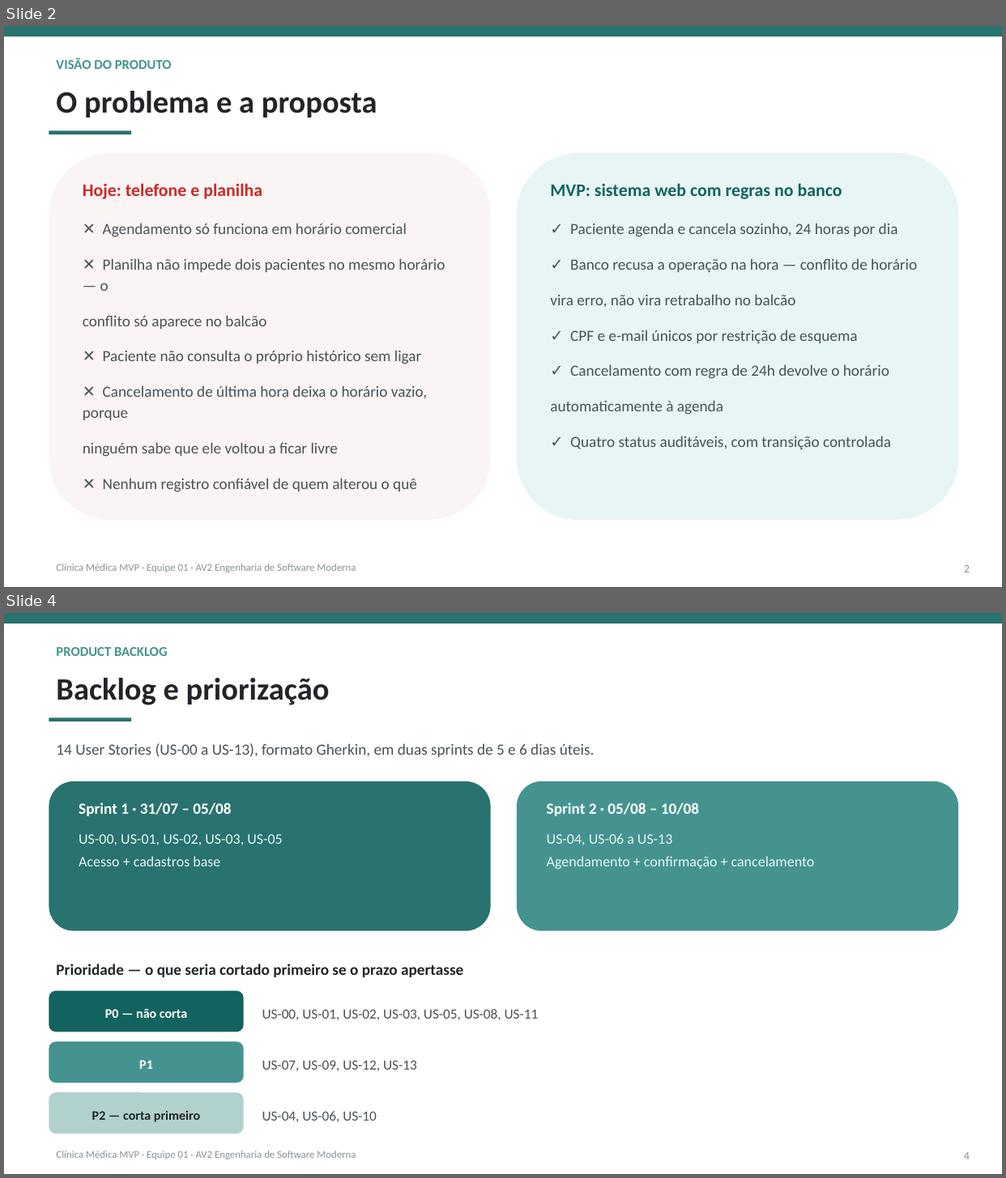
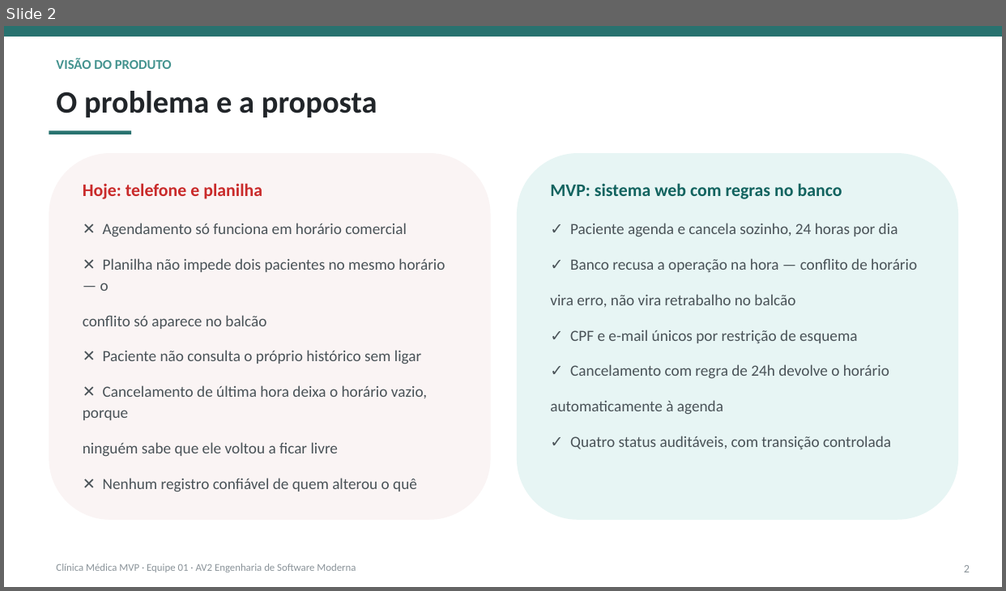
Before and after one commit to jacksoncassemiro/av2-grupo-1-engenharia-software-moderna-oxetech-academy, a slide deck: docs/apresentacao/apresentacao-final-av2-equipe01.pptx. Shown one above the other, each under a label of ours: slides 2 and 4 before the commit, slide 2 after it; the slides between them are not shown. The pictures are 1006x1178 and 1006x591 pixels, drawn with LibreOffice and Linux fonts; fonts in the diff are those of the drawing. Boxes give left, top, right and bottom in pixels: in the first picture for what was removed or moved away, otherwise in the second. Text is boxed around its words. In the diff, an @@ line names an element or a change of style, - is before the commit and + after.

```diff
--- a/docs/apresentacao/apresentacao-final-av2-equipe01.pptx
+++ b/docs/apresentacao/apresentacao-final-av2-equipe01.pptx
@@ slide 4 removed at [4, 613, 1002, 1174], background #FFFFFF @@
@@ rectangle removed at [4, 613, 1002, 624] @@
@@ text removed at [56, 647, 168, 656] @@
-PRODUCT BACKLOG
@@ text removed at [56, 678, 330, 705] @@
-Backlog e priorização
@@ rectangle removed at [49, 717, 131, 722] @@
@@ text removed at [56, 743, 594, 757] @@
-14 User Stories (US-00 a US-13), formato Gherkin, em duas sprints de 5 e 6 dias úteis.
@@ rounded rectangle removed at [49, 781, 491, 931] @@
@@ rounded rectangle removed at [517, 781, 958, 931] @@
@@ text removed at [79, 803, 231, 816] @@
-Sprint 1 · 31/07 – 05/08
@@ text removed at [547, 803, 699, 816] @@
-Sprint 2 · 05/08 – 10/08
@@ text removed at [79, 834, 282, 867] @@
-US-00, US-01, US-02, US-03, US-05
-Acesso + cadastros base
@@ text removed at [547, 834, 815, 869] @@
-US-04, US-06 a US-13
-Agendamento + confirmação + cancelamento
@@ text removed at [56, 964, 463, 977] @@
-Prioridade — o que seria cortado primeiro se o prazo apertasse
@@ rounded rectangle removed at [49, 991, 244, 1033] @@
@@ text removed at [105, 1009, 187, 1018] @@
-P0 — não corta
@@ text removed at [262, 1009, 539, 1020] @@
-US-00, US-01, US-02, US-03, US-05, US-08, US-11
@@ rounded rectangle removed at [49, 1042, 244, 1083] @@
@@ text removed at [139, 1060, 153, 1069] @@
-P1
@@ text removed at [262, 1061, 417, 1071] @@
-US-07, US-09, US-12, US-13
@@ rounded rectangle removed at [49, 1093, 244, 1134] @@
@@ text removed at [92, 1111, 200, 1122] @@
-P2 — corta primeiro
@@ text removed at [262, 1111, 377, 1122] @@
-US-04, US-06, US-10
@@ text removed at [56, 1151, 356, 1160] @@
-Clínica Médica MVP · Equipe 01 · AV2 Engenharia de Software Moderna
@@ text removed at [964, 1152, 970, 1160] @@
-4
```
Also in this commit, not shown: 13 slides changed, 7 slides added, 1 other slide removed, 1 other file.
